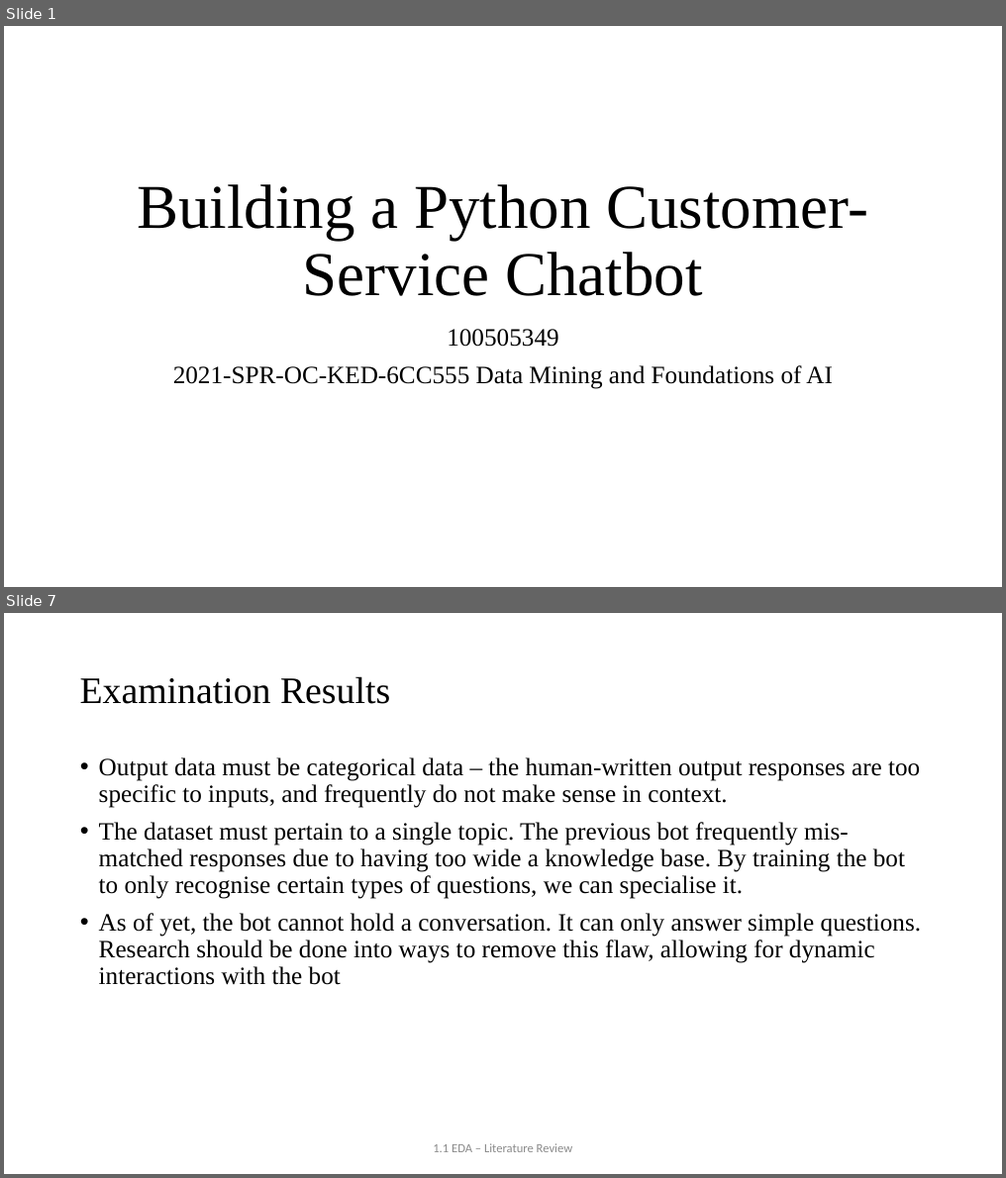
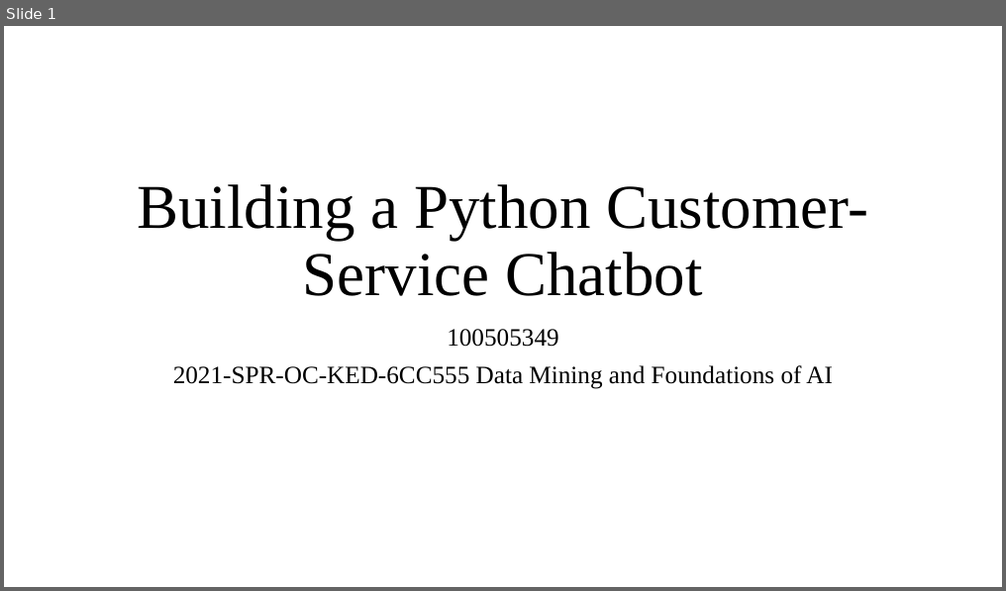
Before and after one commit to JaVonox/AIChatbot, a slide deck: Documentation/100505349.pptx. Shown one above the other, each under a label of ours: slides 1 and 7 before the commit, slide 1 after it; the slides between them are not shown. The pictures are 1006x1178 and 1006x591 pixels, drawn with LibreOffice and Linux fonts; fonts in the diff are those of the drawing. Boxes give left, top, right and bottom in pixels: in the first picture for what was removed or moved away, otherwise in the second. Text is boxed around its words. In the diff, an @@ line names an element or a change of style, - is before the commit and + after.

```diff
--- a/Documentation/100505349.pptx
+++ b/Documentation/100505349.pptx
@@ slide 7 removed at (4, 613, 1002, 1174), background #FFFFFF @@
@@ text removed at (80, 676, 390, 704) @@
-Examination Results
@@ text removed at (99, 758, 921, 985) @@
-• Output data must be categorical data – the human-written output responses are too specific to inputs, and frequently do not make sense in context.
-• The dataset must pertain to a single topic. The previous bot frequently mis-matched responses due to having too wide a knowledge base. By training the bot to only recognise certain types of questions, we can specialise it.
-• As of yet, the bot cannot hold a conversation. It can only answer simple questions. Research should be done into ways to remove this flaw, allowing for dynamic interactions with the bot
@@ text removed at (433, 1144, 573, 1153) @@
-1.1 EDA – Literature Review
```
Also in this commit, not shown: 1 slide changed, 7 slides added, 4 other slides removed, 1 other file.
